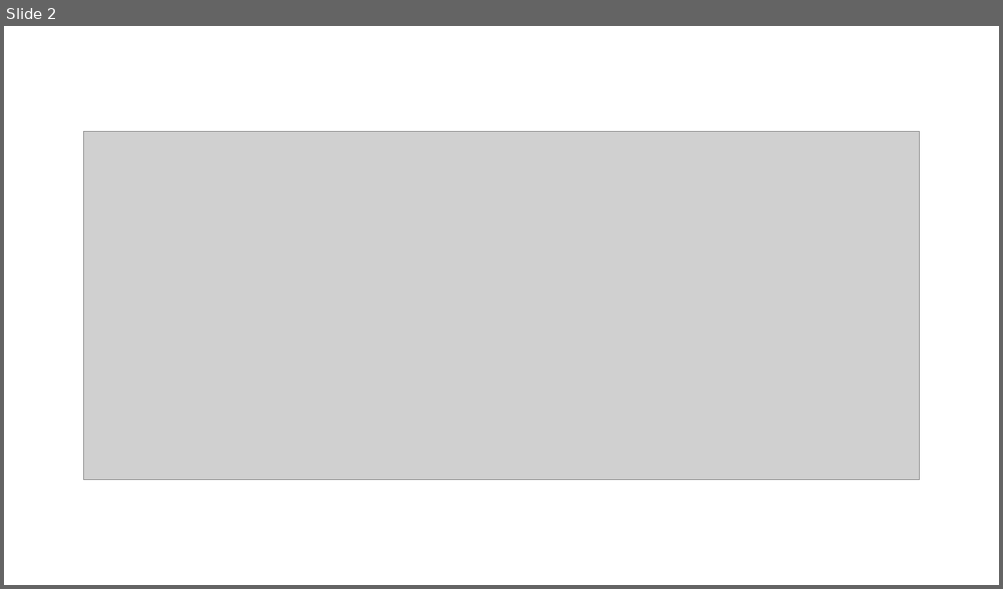
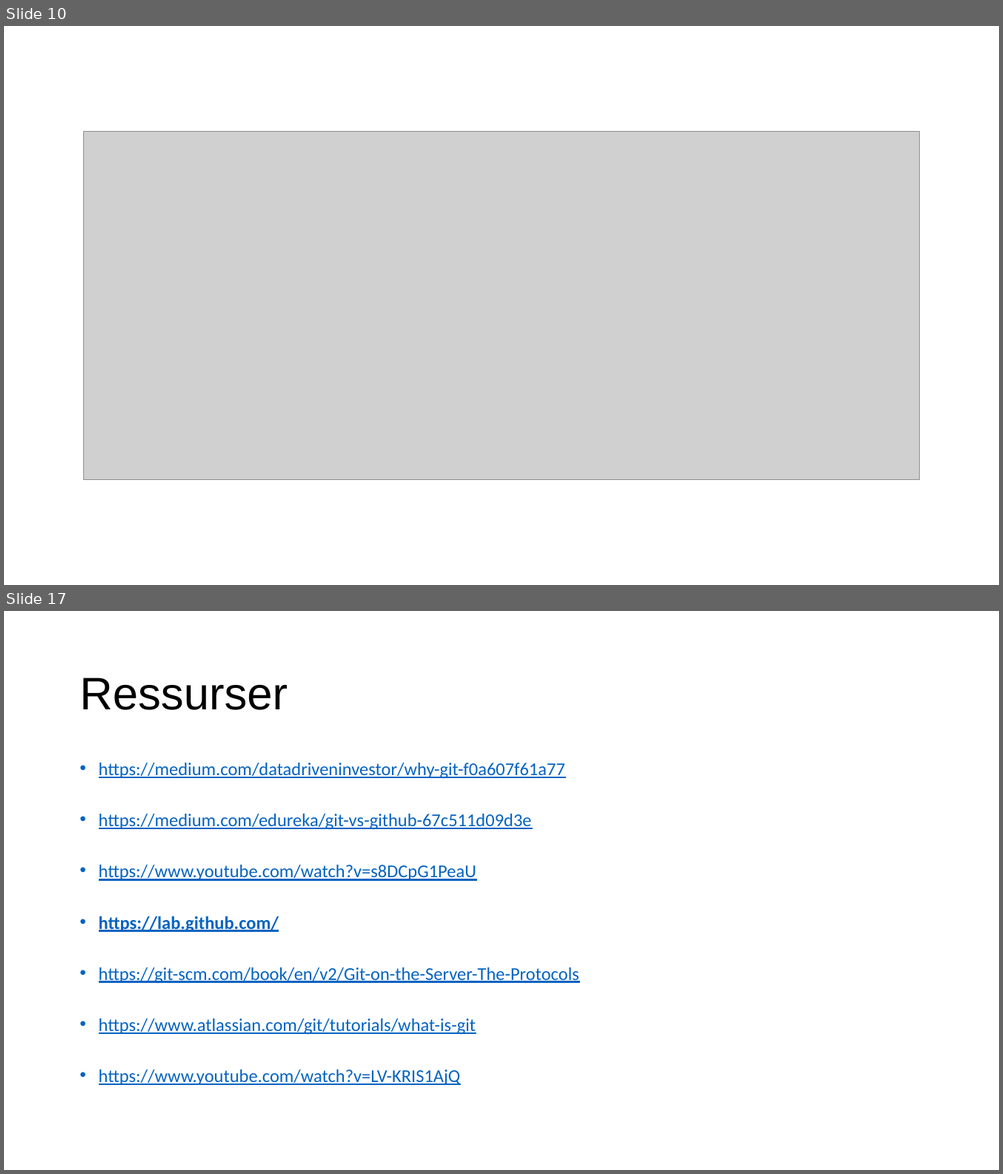
Before and after one commit to ToreAndreAsheim/tech-thursday, a slide deck: 2020-09-03 Git og Github/Git.pptx. Shown one above the other, each under a label of ours: slide 2 before the commit, slides 10 and 17 after it; the slides between them are not shown. The pictures are 1003x589 and 1003x1174 pixels, drawn with LibreOffice and Linux fonts; fonts in the diff are those of the drawing; grey boxes stand for pictures. Boxes give left, top, right and bottom in pixels: in the first picture for what was removed or moved away, otherwise in the second. Text is boxed around its words. In the diff, an @@ line names an element or a change of style, - is before the commit and + after.

```diff
--- a/2020-09-03 Git og Github/Git.pptx
+++ b/2020-09-03 Git og Github/Git.pptx
@@ slide 17 added at (4, 611, 999, 1170), background #FFFFFF @@
@@ title added at (79, 678, 287, 710), 44 pt, text #000000 @@
+Ressurser
@@ text added at (99, 763, 579, 1086), 17.5 pt, text #0563C1, underline @@
+• https://medium.com/datadriveninvestor/why-git-f0a607f61a77
+• https://medium.com/edureka/git-vs-github-67c511d09d3e
+• https://www.youtube.com/watch?v=s8DCpG1PeaU
+• https://lab.github.com/
+• https://git-scm.com/book/en/v2/Git-on-the-Server-The-Protocols
+• https://www.atlassian.com/git/tutorials/what-is-git
+• https://www.youtube.com/watch?v=LV-KRIS1AjQ
@@ what was slide 2 is now slide 10 @@
```
Also in this commit, not shown: 5 slides changed, 9 other slides added, 2 slides removed.
